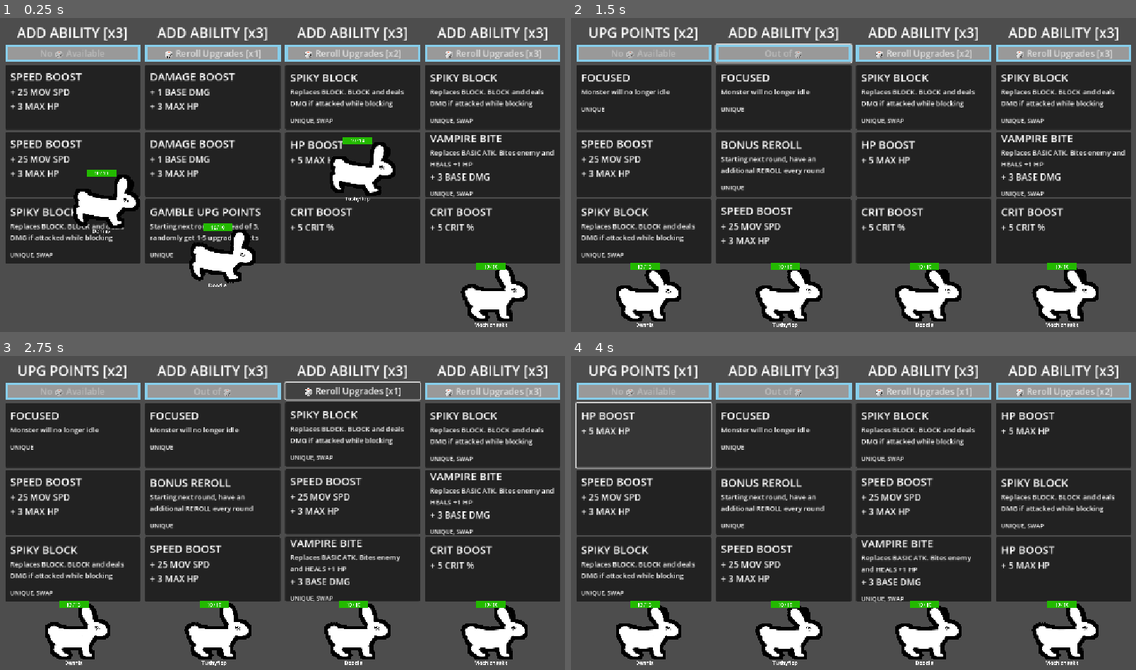
Above: before the commit, frames 1-4 (two rows, left to right).
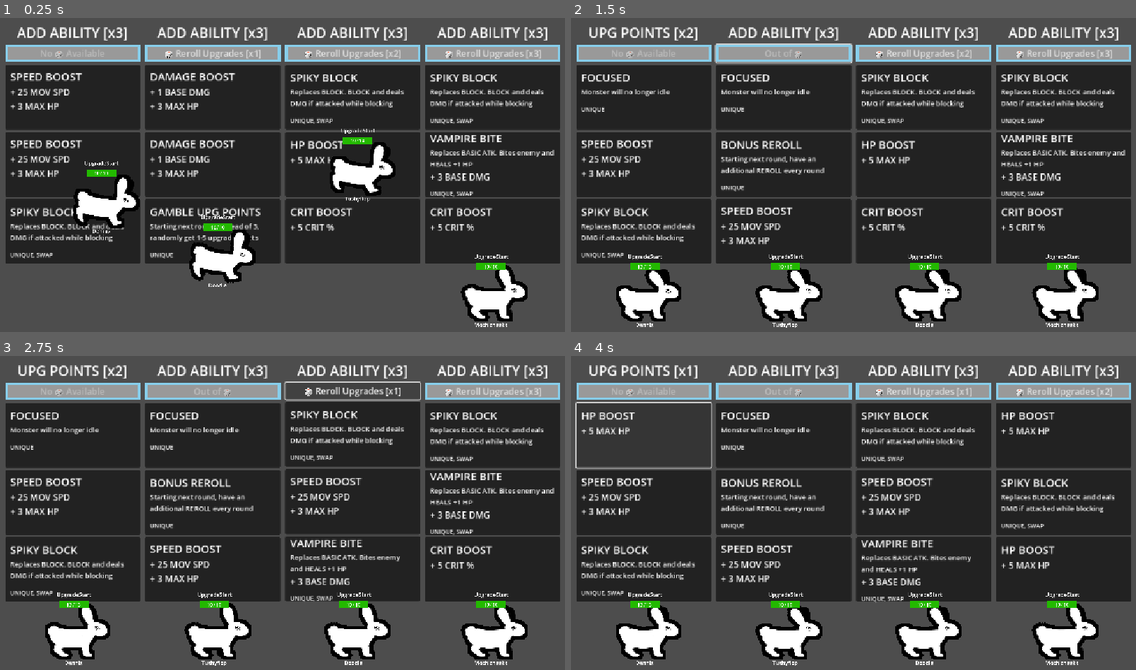
Above: after the commit, the same moments.

Repository: Galitie/tm2
Game: Godot game, scene res://test_scene.tscn
Two runs of this game, one before a commit and one after it. Both use one fixed random seed, a clock stepped at 60 frames per second and the inputs below.
Inputs (mouse positions are in pixels of both pictures, inside the frame that each line leads up to):
- Up to frame 1 (0.25 s): no input
- Up to frame 2 (1.5 s): click (644, 96) at 0.52 s; click "🎲 Reroll Upgrades [x1]" at 1.25 s
- Up to frame 3 (2.75 s): click "🎲 Reroll Upgrades [x2]" at 2 s
- Up to frame 4 (4 s): click "🎲 Reroll Upgrades [x3]" at 2.75 s; click (644, 434) at 3.52 s

The runs differ from the first frame. In frame 1, 0.1% of the frame differs, in the area x 15-90%, y 35-78%; in frame 2, 0.2%, in the area x 10-90%, y 75-78%; in frame 3, 0.2%; in frame 4, 0.2%.

Commit message:
Added pooping state and poop and clean up function

Diff:
--- /dev/null
+++ b/StateMachine/pooping.gd
@@ -0,0 +1,34 @@
+extends State
+class_name Pooping
+
+var monster: CharacterBody2D
+
+var done_charging: bool
+var charge_cycles: int
+var cycle_threshold: int
+
+signal spawn_poop(monster)
+
+func Enter():
+	done_charging = false
+	charge_cycles = 0
+	cycle_threshold = 3
+	monster.animation_player.play("charge")
+	monster.velocity = Vector2.ZERO
+
+
+func animation_finished(anim_name: String):
+	if anim_name == "charge":
+		if !done_charging:
+			monster.animation_player.play("charge_idle")
+		else:
+			emit_signal("spawn_poop", monster)
+			ChooseNewState.emit()
+
+	elif anim_name == "charge_idle":
+		charge_cycles += 1
+		if charge_cycles >= cycle_threshold:
+			monster.animation_player.play("charge", -1.0, -1.0, true)
+			done_charging = true
+		else:
+			monster.animation_player.play("charge_idle")
--- a/StateMachine/state_machine.gd
+++ b/StateMachine/state_machine.gd
@@ -3,7 +3,7 @@
 var monster: Monster
 var current_state : State
 var states : Dictionary = {}
-var state_choices : Dictionary = {"wander" : "wander", "chase" : "chase", "idle" : "idle", "charge_attack" : "basiccharge", "basic_attack" : "punch", "block" : "block"}
+var state_choices : Dictionary = {"wander" : "wander", "chase" : "chase", "idle" : "idle", "charge_attack" : "basiccharge", "basic_attack" : "punch", "block" : "block", "other" : "pooping"}
 @onready var current_state_label = $"../CurrentState"
 
 func initialize():
--- a/main.gd
+++ b/main.gd
@@ -36,6 +36,7 @@
 	Controller.process_mode = Node.PROCESS_MODE_ALWAYS
 	Globals.game = self
 
+
 func _physics_process(_delta: float) -> void:
 	# Sort monsters by Y position every second (for performance reasons)
 	await get_tree().create_timer(1.0).timeout
@@ -46,12 +47,15 @@
 		else:
 			monsters[i].z_index = -1
 
+
 func SortByY(a, b):
 	return a.global_position.y < b.global_position.y
 
+
 func _ready():
 	for player in players:
 		monsters.push_back(player.monster)
+		player.monster.state_machine.find_child("Pooping").connect("spawn_poop", spawn_poop)
 	if debug_mode:
 		for player in players:
 			player.monster.debug_mode = true
@@ -83,6 +87,7 @@
 
 
 func set_upgrade_mode():
+	clean_up_screen()
 	players.sort_custom(func(a, b): return a.victory_points > b.victory_points)
 	clear_knocked_out_monsters()
 	current_mode = Modes.UPGRADE
@@ -235,3 +240,21 @@
 
 func clear_knocked_out_monsters():
 	current_knocked_out_monsters.clear()
+
+
+func spawn_poop(monster):
+	var poop = Sprite2D.new()
+	poop.add_to_group("CleanUp")
+	if monster.facing == "left":
+		poop.global_position = monster.global_position + Vector2(60,30)
+	else:
+		poop.global_position = monster.global_position + Vector2(-60,30)
+	poop.texture = load("res://poo.png")
+	poop.z_index = -1
+	add_child(poop)
+
+
+func clean_up_screen():
+	var items = get_tree().get_nodes_in_group("CleanUp")
+	for item in items:
+		item.queue_free()
--- a/monster.gd
+++ b/monster.gd
@@ -34,7 +34,7 @@
 @onready var hitbox = $bunny/hitbox
 
 var debug_mode : bool
-
+var facing : String = "right"
 var target_point : Vector2
 
 # attacks have stats: speed, mp amount, base damage, size, distance, pierce
@@ -59,8 +59,10 @@
 	move_and_slide()
 	if velocity.length() > 0 and velocity.x > 0:
 		monster_container.scale = Vector2(1,1)
+		facing = "right"
 	if velocity.length() > 0 and velocity.x < 0:
 		monster_container.scale = Vector2(-1,1)
+		facing = "left"
 
 
 func apply_hp(amount):
--- a/monster.tscn
+++ b/monster.tscn
@@ -1,8 +1,9 @@
-[gd_scene load_steps=24 format=3 uid="uid://d3fkc0o45x3ja"]
+[gd_scene load_steps=25 format=3 uid="uid://d3fkc0o45x3ja"]
 
 [ext_resource type="Script" uid="uid://sdvxhlxs2o0s" path="res://monster.gd" id="1_ni8ke"]
 [ext_resource type="PackedScene" uid="uid://7gu2g6yyeyis" path="res://bunny.tscn" id="2_wdu3u"]
 [ext_resource type="Script" uid="uid://btxypp2upng2q" path="res://Cards/Scripts/spiky_block.gd" id="16_5105l"]
+[ext_resource type="Script" uid="uid://qbs8cikjj5vp" path="res://StateMachine/pooping.gd" id="17_lqt3o"]
 [ext_resource type="Script" uid="uid://bp80m3jubyud6" path="res://StateMachine/state_machine.gd" id="18_cjpl6"]
 [ext_resource type="Script" uid="uid://caefbbot3pqn4" path="res://StateMachine/wander.gd" id="19_jjfbp"]
 [ext_resource type="Script" uid="uid://dg7e4rqh2bmw7" path="res://StateMachine/chase.gd" id="20_6py8i"]
@@ -163,6 +164,9 @@
 [node name="SpikyBlock" type="Node" parent="StateMachine"]
 script = ExtResource("16_5105l")
 
+[node name="Pooping" type="Node" parent="StateMachine"]
+script = ExtResource("17_lqt3o")
+
 [node name="HPBar" type="ProgressBar" parent="."]
 unique_name_in_owner = true
 z_index = 3
@@ -230,10 +234,10 @@
 horizontal_alignment = 1
 
 [node name="Damage" type="Label" parent="."]
-offset_left = -16.0
-offset_top = -322.0
-offset_right = 57.0
-offset_bottom = -178.0
+offset_left = -35.0
+offset_top = -380.0
+offset_right = 38.0
+offset_bottom = -236.0
 theme_override_colors/font_color = Color(1, 0, 0, 1)
 theme_override_colors/font_outline_color = Color(1, 0, 0, 1)
 theme_override_constants/outline_size = 2
--- a/test_scene.tscn
+++ b/test_scene.tscn
@@ -10,8 +10,6 @@
 
 [node name="Game" type="Node2D"]
 script = ExtResource("1_fnpeg")
-total_rounds = 2
-debug_mode = false
 
 [node name="Walls" type="StaticBody2D" parent="."]
 
Not shown, added: StateMachine/pooping.gd.uid
Not shown, changed: Todo.txt
Binary file added: poo.png
Not shown, added: poo.png.import
